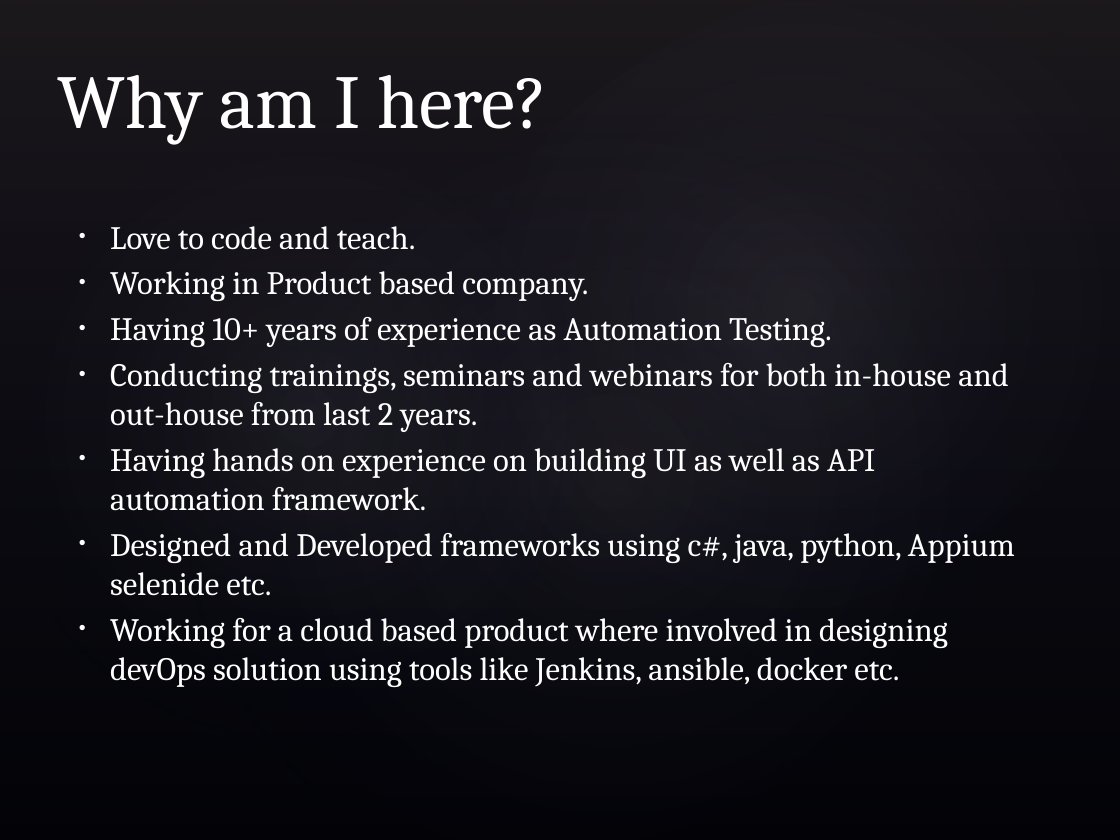
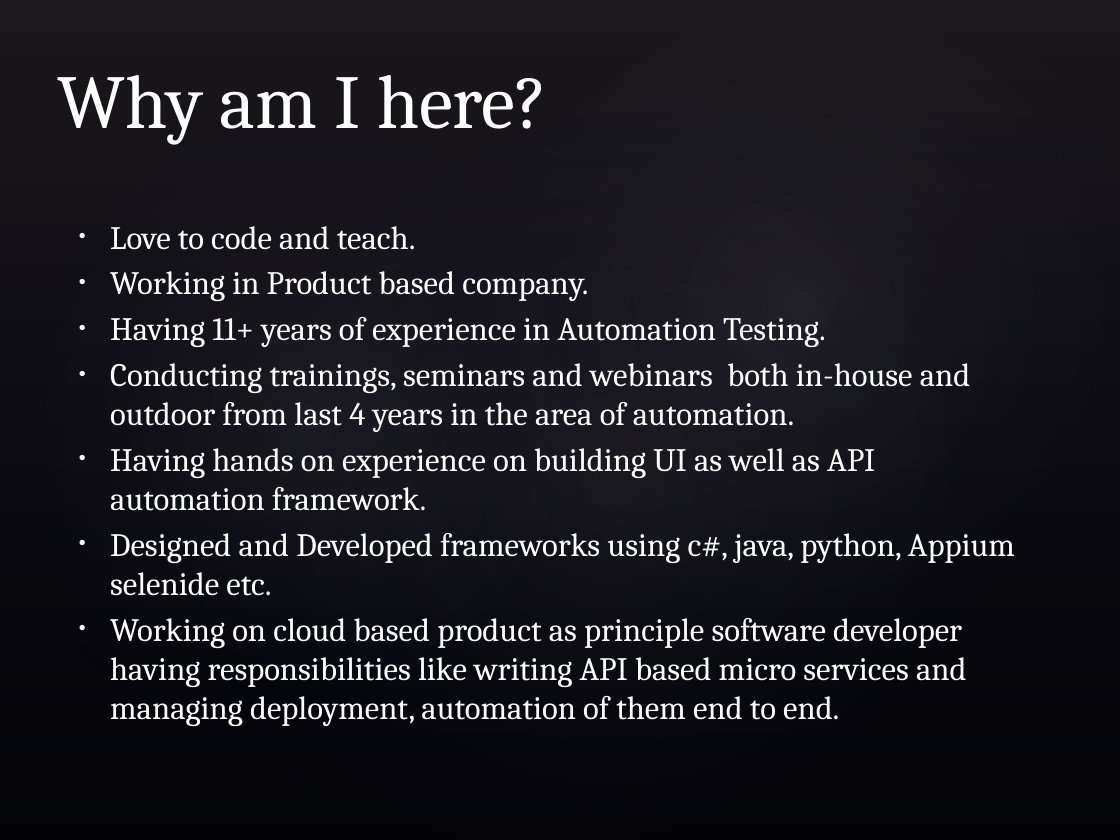
Before and after one commit to shreekhedkar/Docs, a slide deck: slide 3 of Ppt/APICourse.pptx. Drawn at 1120x840 pixels with LibreOffice and Linux fonts; fonts in the diff are those of the drawing; background and template pictures are left out. Boxes give left, top, right and bottom in pixels: in the first picture for what was removed or moved away, otherwise in the second. Text is boxed around its words. In the diff, an @@ line names an element or a change of style, - is before the commit and + after.

```diff
--- a/Ppt/APICourse.pptx
+++ b/Ppt/APICourse.pptx
@@ text at [110,317,971,432]: text changed @@
-• Having 10+ years of experience as Automation Testing.
-• Conducting trainings, seminars and webinars for both in-house and out-house from last 2 years.
+• Having 11+ years of experience in Automation Testing.
+• Conducting trainings, seminars and webinars both in-house and outdoor from last 4 years in the area of automation.
@@ text at [110,618,967,726]: text changed @@
-• Working for a cloud based product where involved in designing devOps solution using tools like Jenkins, ansible, docker etc.
+• Working on cloud based product as principle software developer having responsibilities like writing API based micro services and managing deployment, automation of them end to end.
```
Also in this commit, not shown: 6 other slides changed, 5 slides added, 1 slide removed, 36 other files.
